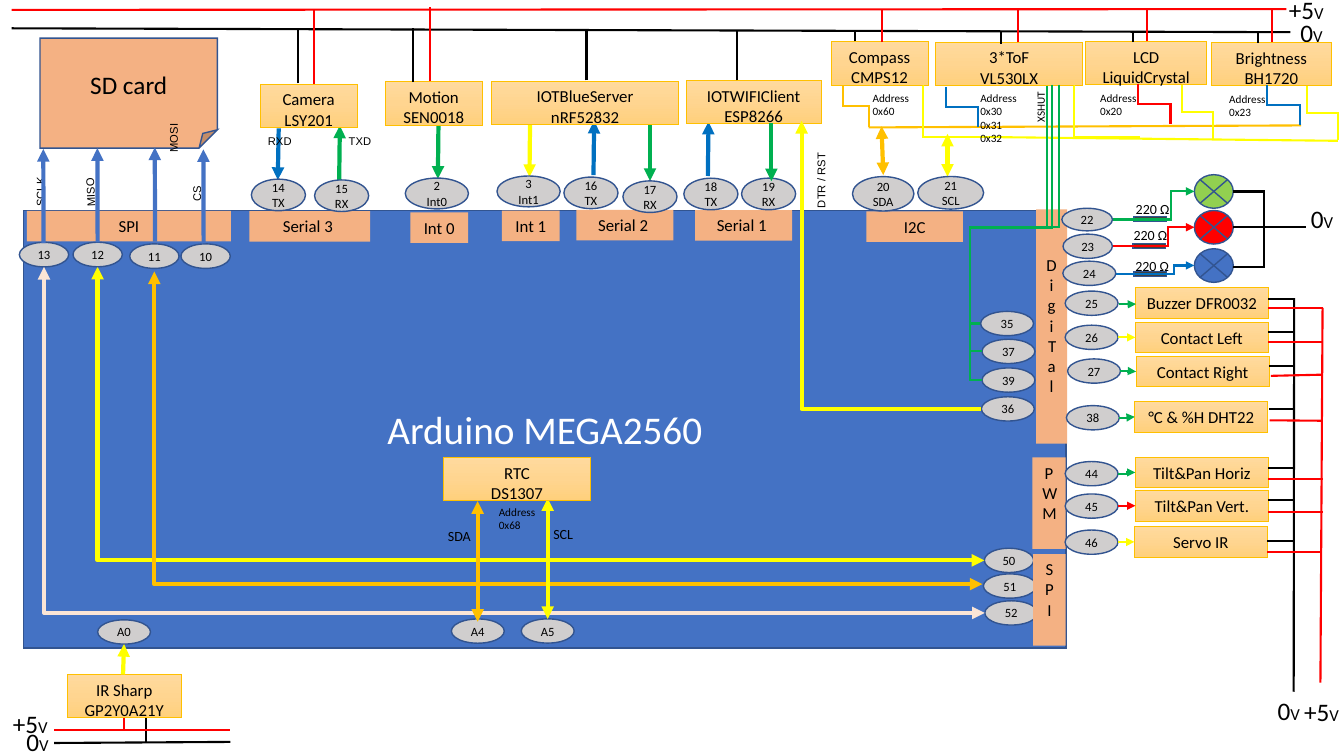
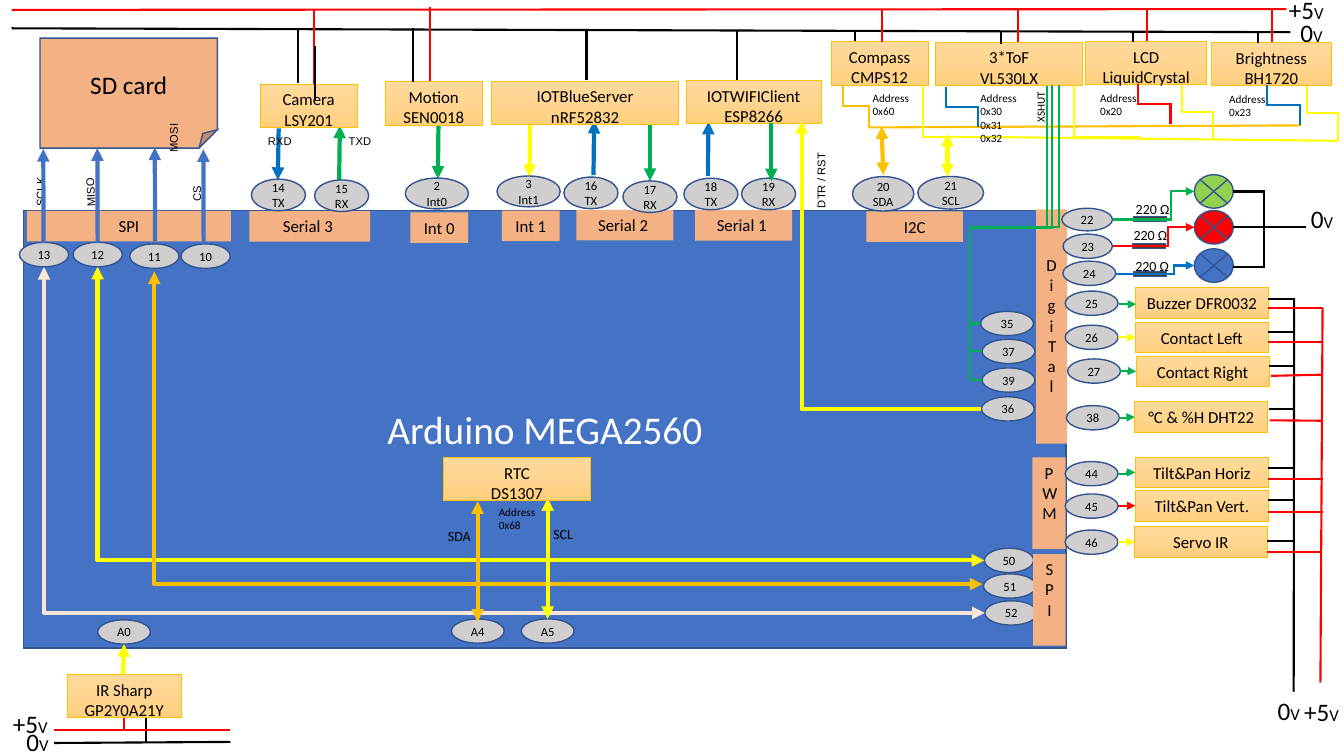
Before and after one commit to RobotEdh/RobotMicroControl, a slide deck: slide 2 of libraries/Diagramm Robot v2.pptx. Drawn at 1344x756 pixels with LibreOffice and Linux fonts; fonts in the diff are those of the drawing. Boxes give left, top, right and bottom in pixels: in the first picture for what was removed or moved away, otherwise in the second. Text is boxed around its words. In the diff, an @@ line names an element or a change of style, - is before the commit and + after.

```diff
--- a/libraries/Diagramm Robot v2.pptx
+++ b/libraries/Diagramm Robot v2.pptx
@@ line added from (315, 100) to (315, 46), #000000 1.5 pt @@
```
Also in this commit, not shown: 2 other slides changed, 5 other files.
